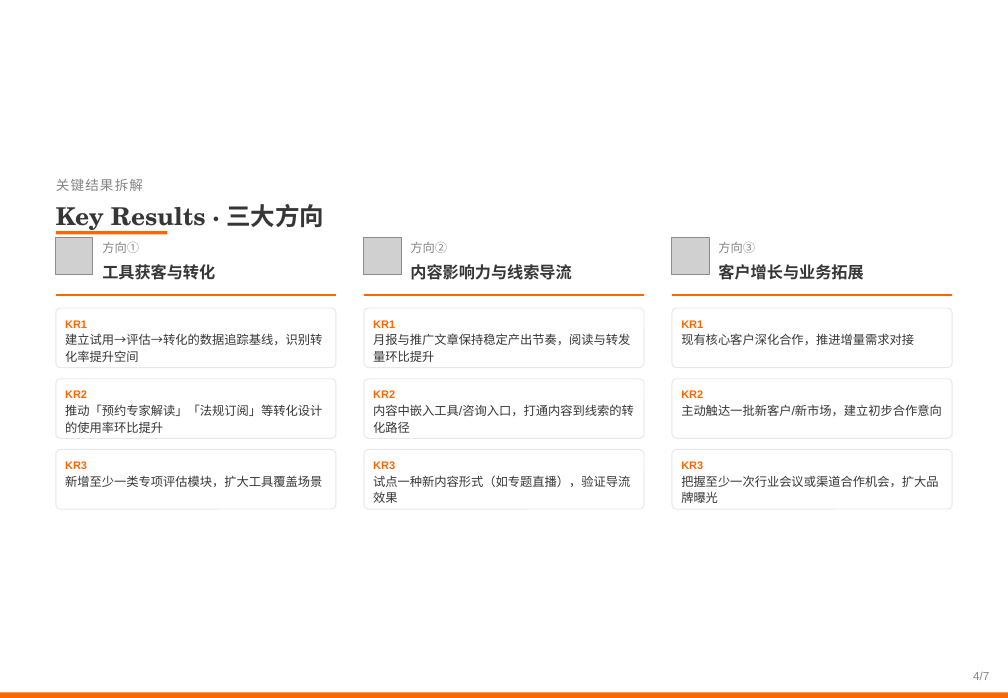
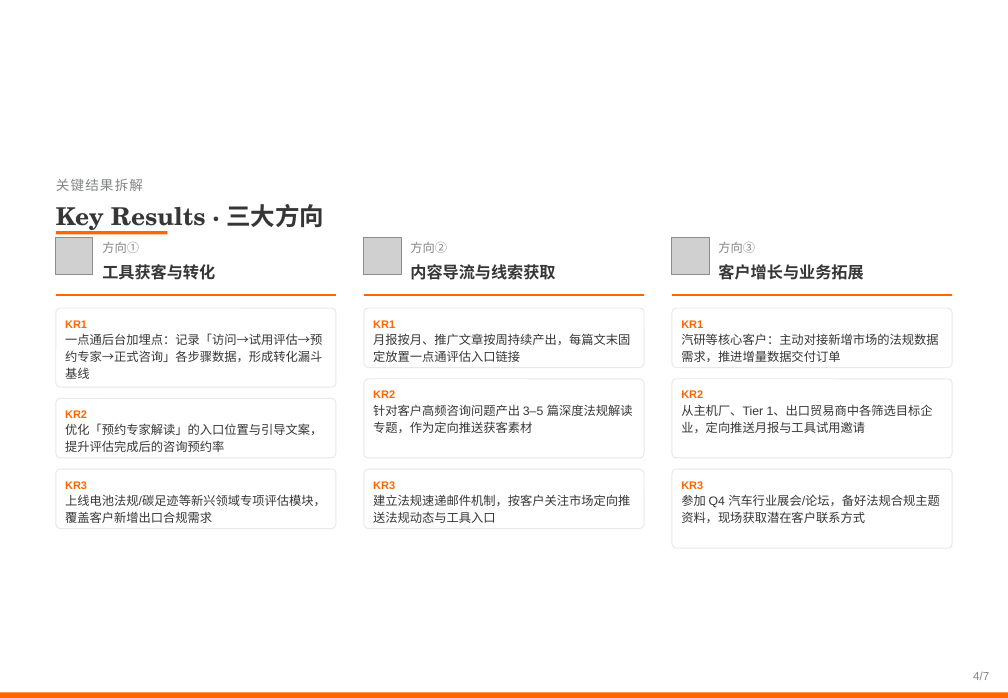
Before and after one commit to zhenghannah1228-boop/Auto-Reg-Monitor, a slide deck: slide 4 of 汽车板块Q4推广计划.pptx. Drawn at 1008x698 pixels with LibreOffice and Linux fonts; fonts in the diff are those of the drawing; grey boxes stand for pictures; background and template pictures are left out. Boxes give left, top, right and bottom in pixels: in the first picture for what was removed or moved away, otherwise in the second. Text is boxed around its words. In the diff, an @@ line names an element or a change of style, - is before the commit and + after.

```diff
--- a/汽车板块Q4推广计划.pptx
+++ b/汽车板块Q4推广计划.pptx
@@ text at [410, 264, 555, 280]: text changed @@
-内容影响力与线索导流
+内容导流与线索获取
@@ rounded rectangle: place and size @@
-rounded rectangle at [56, 308, 336, 368]
+rounded rectangle at [56, 308, 336, 387]
@@ text at [65, 333, 322, 379]: text changed @@
-建立试用→评估→转化的数据追踪基线，识别转化率提升空间
+一点通后台加埋点：记录「访问→试用评估→预约专家→正式咨询」各步骤数据，形成转化漏斗基线
@@ text at [373, 333, 630, 362]: text changed @@
-月报与推广文章保持稳定产出节奏，阅读与转发量环比提升
+月报按月、推广文章按周持续产出，每篇文末固定放置一点通评估入口链接
@@ text at [681, 333, 938, 362]: text changed @@
-现有核心客户深化合作，推进增量需求对接
+汽研等核心客户：主动对接新增市场的法规数据需求，推进增量数据交付订单
@@ rounded rectangle: place and size @@
-rounded rectangle at [364, 379, 644, 438]
+rounded rectangle at [364, 379, 644, 458]
@@ rounded rectangle: place and size @@
-rounded rectangle at [672, 379, 952, 438]
+rounded rectangle at [672, 379, 952, 458]
@@ text at [373, 404, 633, 433]: text changed @@
-内容中嵌入工具/咨询入口，打通内容到线索的转化路径
+针对客户高频咨询问题产出 3–5 篇深度法规解读专题，作为定向推送获客素材
@@ text at [681, 404, 933, 433]: text changed @@
-主动触达一批新客户/新市场，建立初步合作意向
+从主机厂、Tier 1、出口贸易商中各筛选目标企业，定向推送月报与工具试用邀请
@@ text at [65, 423, 322, 452]: text changed @@
-推动「预约专家解读」「法规订阅」等转化设计的使用率环比提升
+优化「预约专家解读」的入口位置与引导文案，提升评估完成后的咨询预约率
@@ 4 texts, 3 rounded rectangles: place and size @@
-4 texts, 3 rounded rectangles at [56, 379, 703, 509]
+4 texts, 3 rounded rectangles at [56, 398, 703, 529]
@@ proportions changed in 4 elements at [364, 379, 644, 458], [672, 379, 952, 458], [56, 308, 336, 387], [672, 469, 952, 548] @@
@@ rounded rectangle: place and size @@
-rounded rectangle at [672, 450, 952, 509]
+rounded rectangle at [672, 469, 952, 548]
@@ text at [65, 494, 326, 523]: text changed @@
-新增至少一类专项评估模块，扩大工具覆盖场景
+上线电池法规/碳足迹等新兴领域专项评估模块，覆盖客户新增出口合规需求
@@ text at [373, 494, 630, 523]: text changed @@
-试点一种新内容形式（如专题直播），验证导流效果
+建立法规速递邮件机制，按客户关注市场定向推送法规动态与工具入口
@@ text at [681, 494, 940, 523]: text changed @@
-把握至少一次行业会议或渠道合作机会，扩大品牌曝光
+参加 Q4 汽车行业展会/论坛，备好法规合规主题资料，现场获取潜在客户联系方式
```
Also in this commit, not shown: 5 other slides changed.
